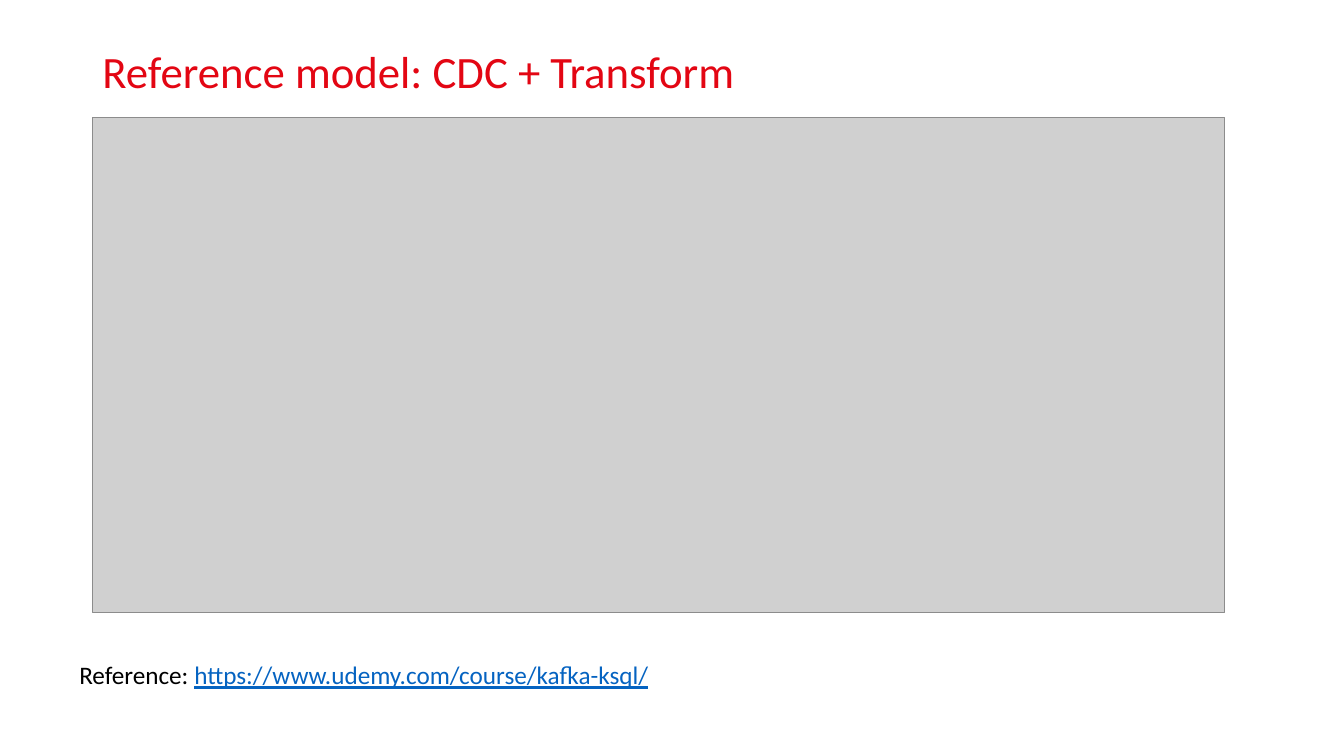
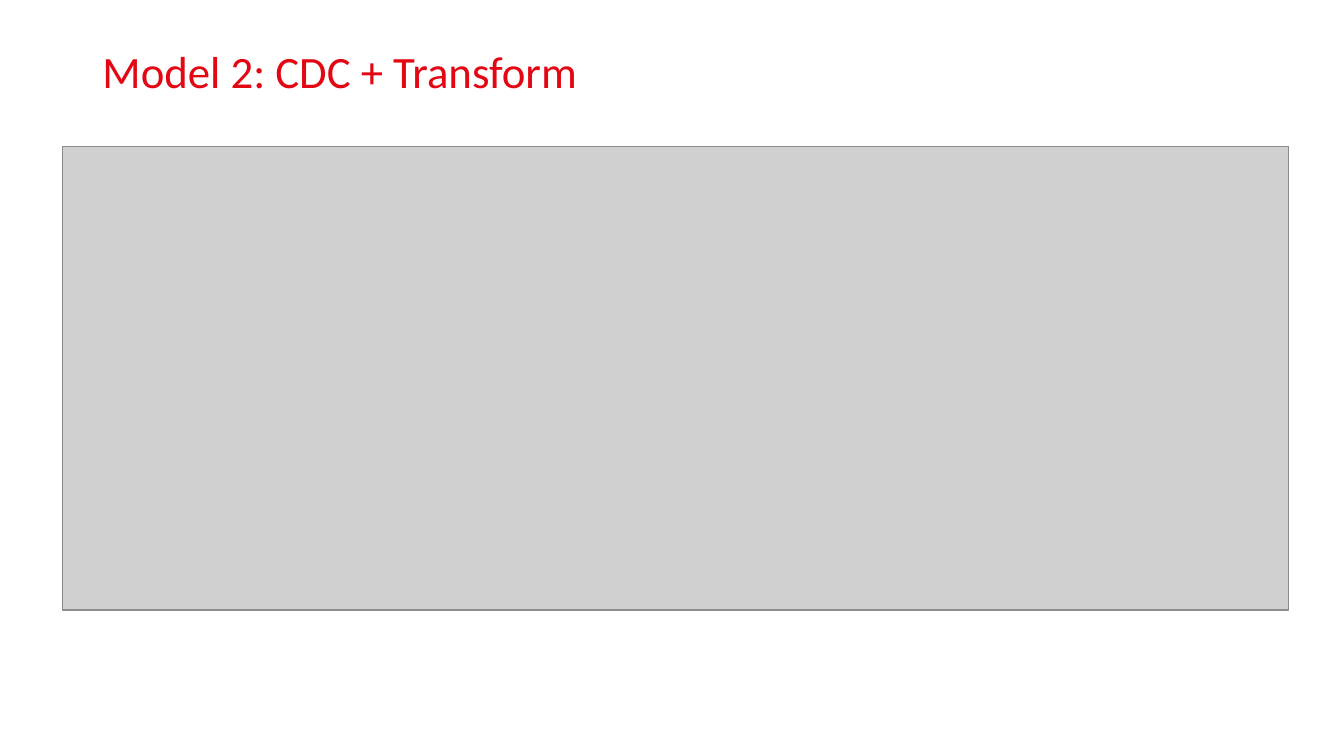
Before and after one commit to bao2902/logbasedcdc, a slide deck: slide 14 of LogBasedCDC.pptx (slide 6 before the commit). Drawn at 1344x756 pixels with LibreOffice and Linux fonts; fonts in the diff are those of the drawing; grey boxes stand for pictures; background and template pictures are left out. Boxes give left, top, right and bottom in pixels: in the first picture for what was removed or moved away, otherwise in the second. Text is boxed around its words. In the diff, an @@ line names an element or a change of style, - is before the commit and + after.

```diff
--- a/LogBasedCDC.pptx
+++ b/LogBasedCDC.pptx
@@ title at (102,57,577,89): text changed @@
-Reference model: CDC + Transform
+Model 2: CDC + Transform
@@ picture: place and size @@
-picture at (93,118,1226,613)
+picture at (63,146,1290,610)
@@ text removed at (79,666,648,689) @@
-Reference: https://www.udemy.com/course/kafka-ksql/
```
Also in this commit, not shown: 7 other slides changed, 7 slides added, 10 slides removed, 2 other files.
